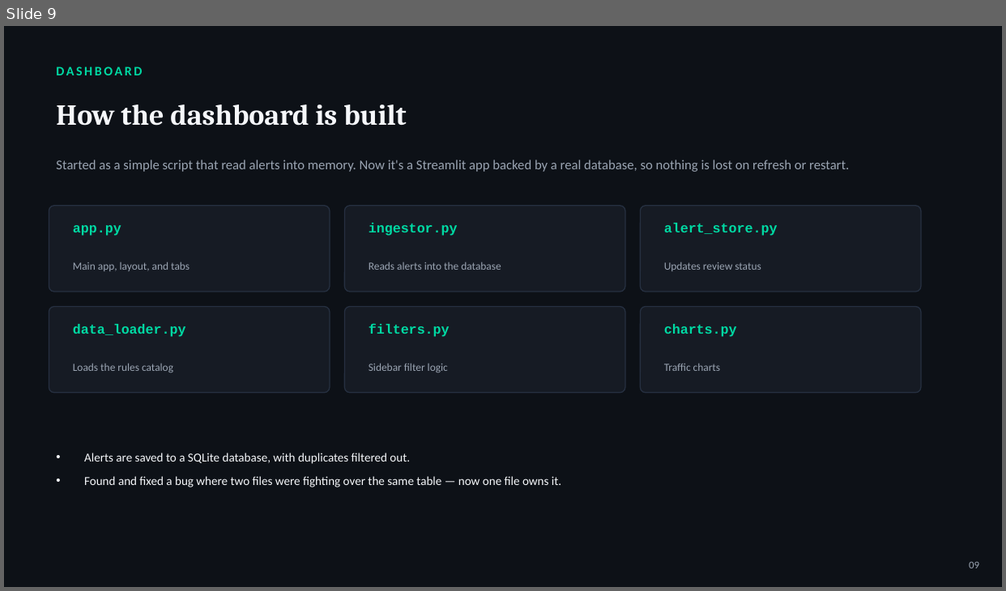
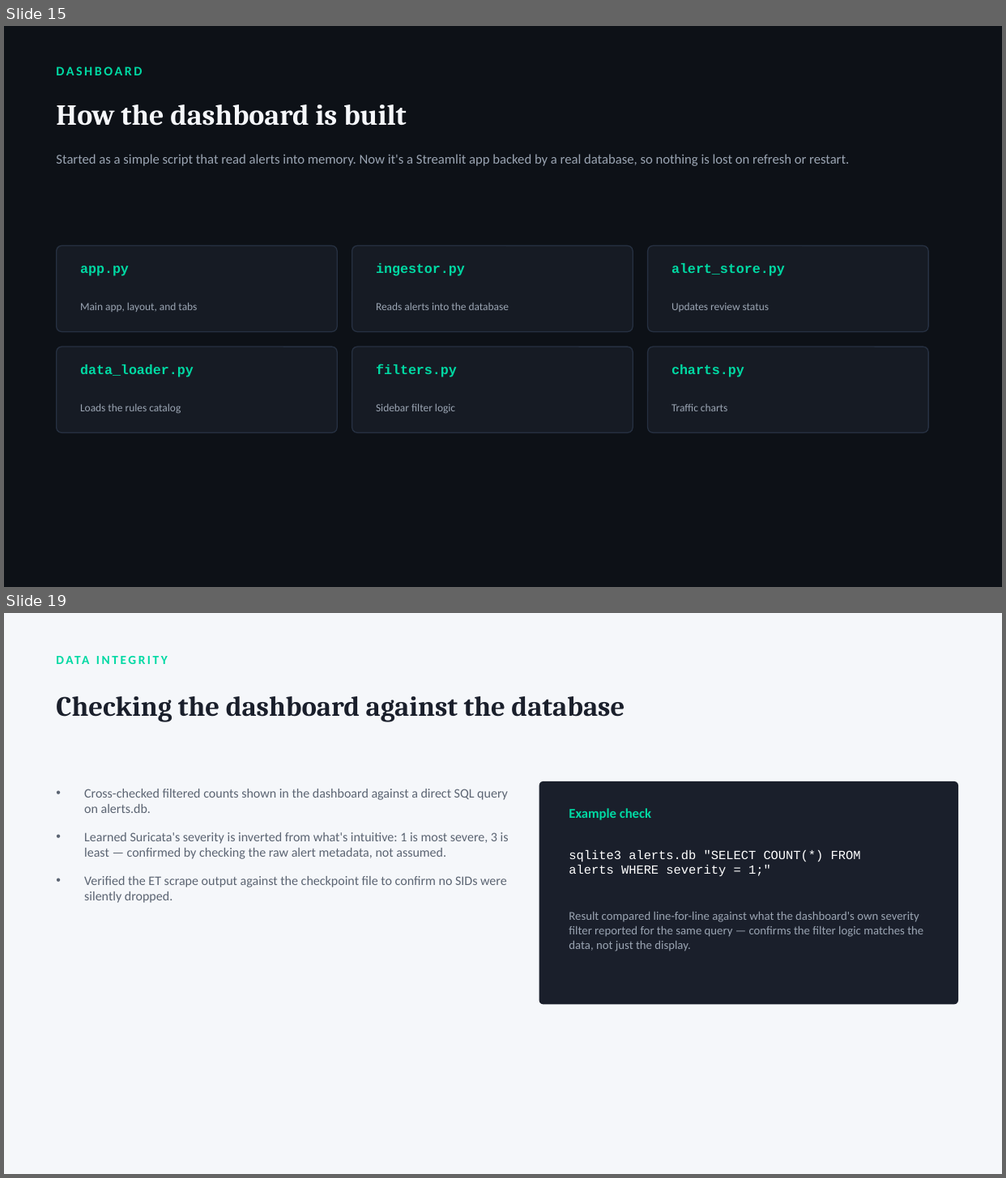
Before and after one commit to Sameeha135/suricata-ids-lab, a slide deck: 2026-08-24_to_2026-08-28_Documentation/Suricata_Project_Presentation.pptx. Shown one above the other, each under a label of ours: slide 9 before the commit, slides 15 and 19 after it; the slides between them are not shown. The pictures are 1006x591 and 1006x1178 pixels, drawn with LibreOffice and Linux fonts; fonts in the diff are those of the drawing. Boxes give left, top, right and bottom in pixels: in the first picture for what was removed or moved away, otherwise in the second. Text is boxed around its words. In the diff, an @@ line names an element or a change of style, - is before the commit and + after.

Commit message:
Finalized Report and Slides

```diff
--- a/2026-08-24_to_2026-08-28_Documentation/Suricata_Project_Presentation.pptx
+++ b/2026-08-24_to_2026-08-28_Documentation/Suricata_Project_Presentation.pptx
@@ slide 19 added at (x1=4, y1=613, x2=1002, y2=1174), background #F5F7FA @@
@@ text added at (x1=56, y1=696, x2=624, y2=722), 27 pt, text #1A1F2B, bold @@
+Checking the dashboard against the database
@@ rounded rectangle added at (x1=539, y1=781, x2=958, y2=1004), fill #1A1F2B @@
@@ text added at (x1=84, y1=789, x2=509, y2=903), 12.5 pt, text #5B6472 @@
+• Cross-checked filtered counts shown in the dashboard against a direct SQL query on alerts.db.
+• Learned Suricata's severity is inverted from what's intuitive: 1 is most severe, 3 is least — confirmed by checking the raw alert metadata, not assumed.
+• Verified the ET scrape output against the checkpoint file to confirm no SIDs were silently dropped.
@@ text added at (x1=569, y1=808, x2=651, y2=820), 13 pt, text #00D9A3, bold @@
+Example check
@@ text added at (x1=569, y1=850, x2=861, y2=876), 12 pt, text #FFFFFF @@
+sqlite3 alerts.db "SELECT COUNT(*) FROM
+alerts WHERE severity = 1;"
@@ text added at (x1=569, y1=912, x2=923, y2=952), 11.5 pt, text #9AA4B2 @@
+Result compared line-for-line against what the dashboard's own severity filter reported for the same query — confirms the filter logic matches the data, not just the display.
@@ text added at (x1=569, y1=941, x2=593, y2=951), 12 pt, text #00D9A3, bold @@
+DATA INTEGRITY
@@ what was slide 9 is now slide 15 @@
@@ slide 15 changed as well @@
@@ text "Started as a simple script ..." moved from (x1=56, y1=160, x2=849, y2=172) to (x1=56, y1=154, x2=849, y2=166) @@
@@ 12 texts, 6 rounded rectangles moved together from (x1=49, y1=206, x2=921, y2=393) to (x1=57, y1=246, x2=928, y2=433) @@
@@ text removed at (x1=84, y1=453, x2=561, y2=488) @@
-• Alerts are saved to a SQLite database, with duplicates filtered out.
-• Found and fixed a bug where two files were fighting over the same table — now one file owns it.
@@ text removed at (x1=969, y1=562, x2=979, y2=569) @@
-09
```
Also in this commit, not shown: 8 other slides changed, 19 other slides added, 1 slide removed, 3 other files.
